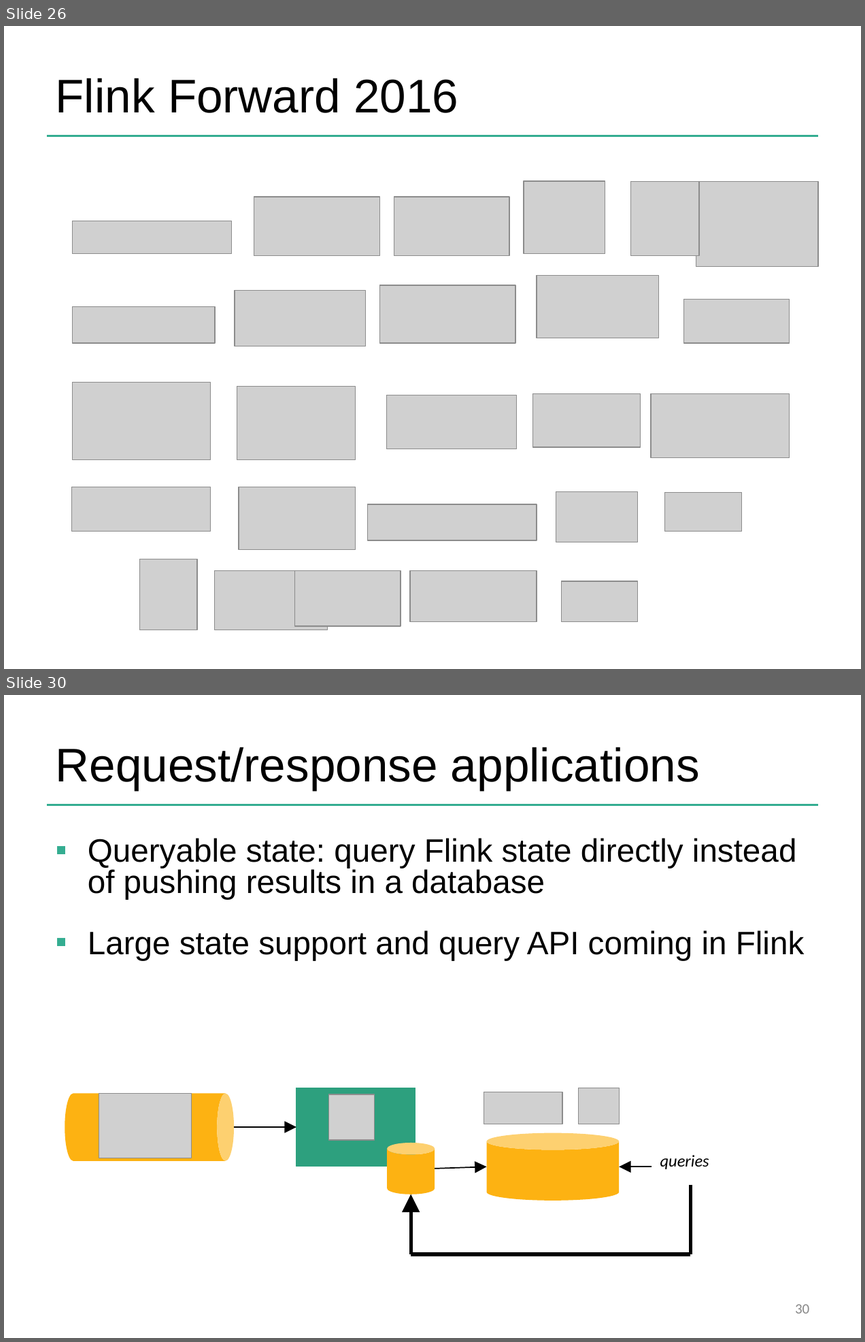
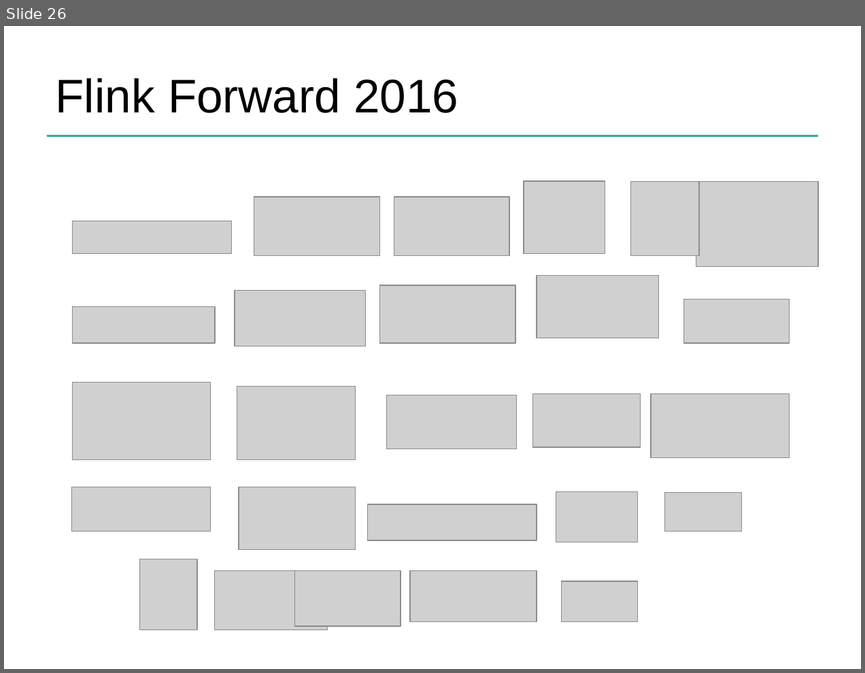
Before and after one commit to dataArtisans/flink-training-web, a slide deck: slides/flink_overview.pptx. Shown one above the other, each under a label of ours: slides 26 and 30 before the commit, slide 26 after it; the slides between them are not shown. The pictures are 865x1342 and 865x673 pixels, drawn with LibreOffice and Linux fonts; fonts in the diff are those of the drawing; grey boxes stand for pictures; background and template pictures are left out. Boxes give left, top, right and bottom in pixels: in the first picture for what was removed or moved away, otherwise in the second. Text is boxed around its words. In the diff, an @@ line names an element or a change of style, - is before the commit and + after.

```diff
--- a/slides/flink_overview.pptx
+++ b/slides/flink_overview.pptx
@@ slide 30 removed at (x1=4, y1=695, x2=861, y2=1338), background #FFFFFF; not listed: 1 template element that a slide beside it also shows @@
@@ title removed at (x1=56, y1=747, x2=700, y2=790) @@
-Request/response applications
@@ text removed at (x1=88, y1=838, x2=804, y2=960) @@
-▪ Queryable state: query Flink state directly instead of pushing results in a database
-▪ Large state support and query API coming in Flink
@@ cylinder removed at (x1=65, y1=1093, x2=234, y2=1160) @@
@@ picture removed at (x1=99, y1=1093, x2=192, y2=1159) @@
@@ rectangle removed at (x1=296, y1=1087, x2=415, y2=1166) @@
@@ picture removed at (x1=329, y1=1094, x2=374, y2=1140) @@
@@ picture removed at (x1=484, y1=1091, x2=563, y2=1124) @@
@@ picture removed at (x1=578, y1=1087, x2=619, y2=1123) @@
@@ arrow removed from (234, 1127) to (296, 1127) @@
@@ cylinder removed at (x1=387, y1=1142, x2=435, y2=1193) @@
@@ cylinder removed at (x1=486, y1=1133, x2=618, y2=1200) @@
@@ text removed at (x1=660, y1=1155, x2=709, y2=1169) @@
-queries
@@ arrow removed from (434, 1168) to (486, 1166) @@
@@ arrow removed from (652, 1166) to (619, 1166) @@
@@ line removed from (690, 1184) to (690, 1254) @@
@@ arrow removed from (411, 1254) to (411, 1193) @@
@@ line removed from (690, 1254) to (411, 1254) @@
@@ page number removed at (x1=795, y1=1304, x2=809, y2=1313) @@
-30
```
Also in this commit, not shown: 3 other slides removed.
